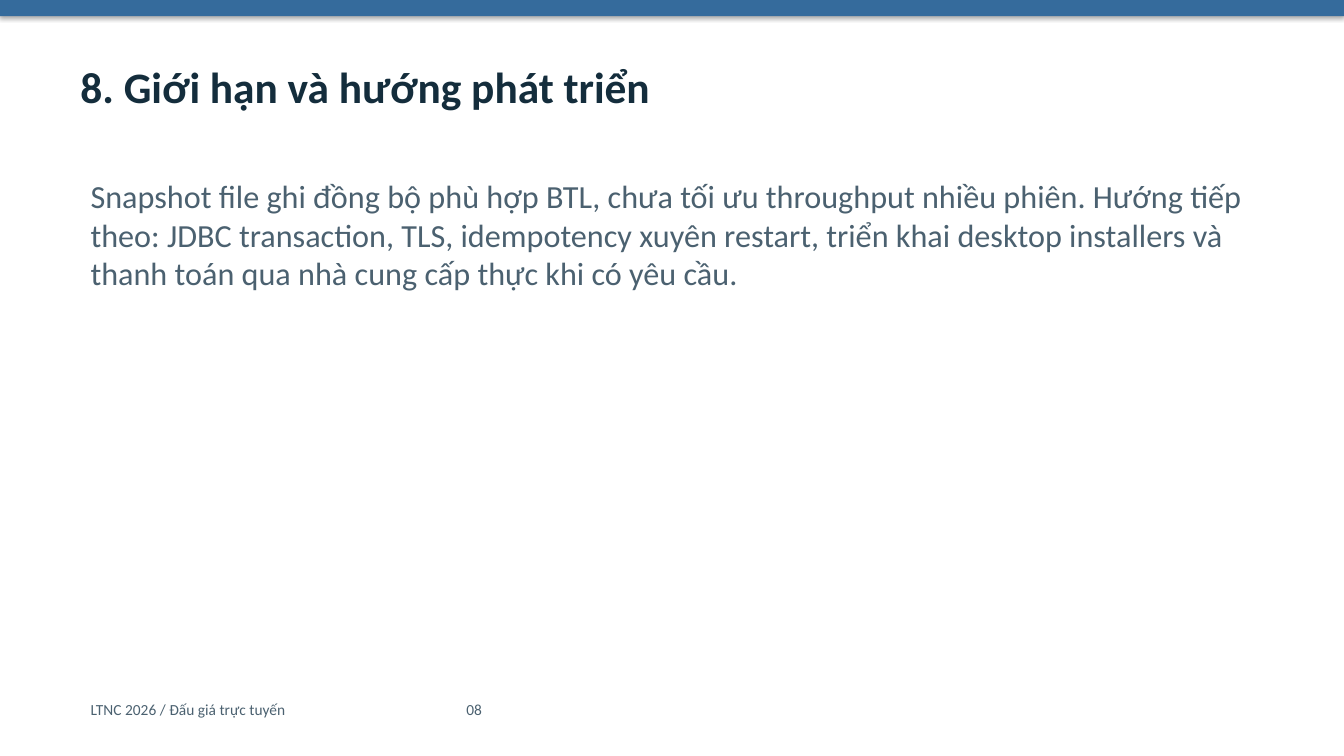
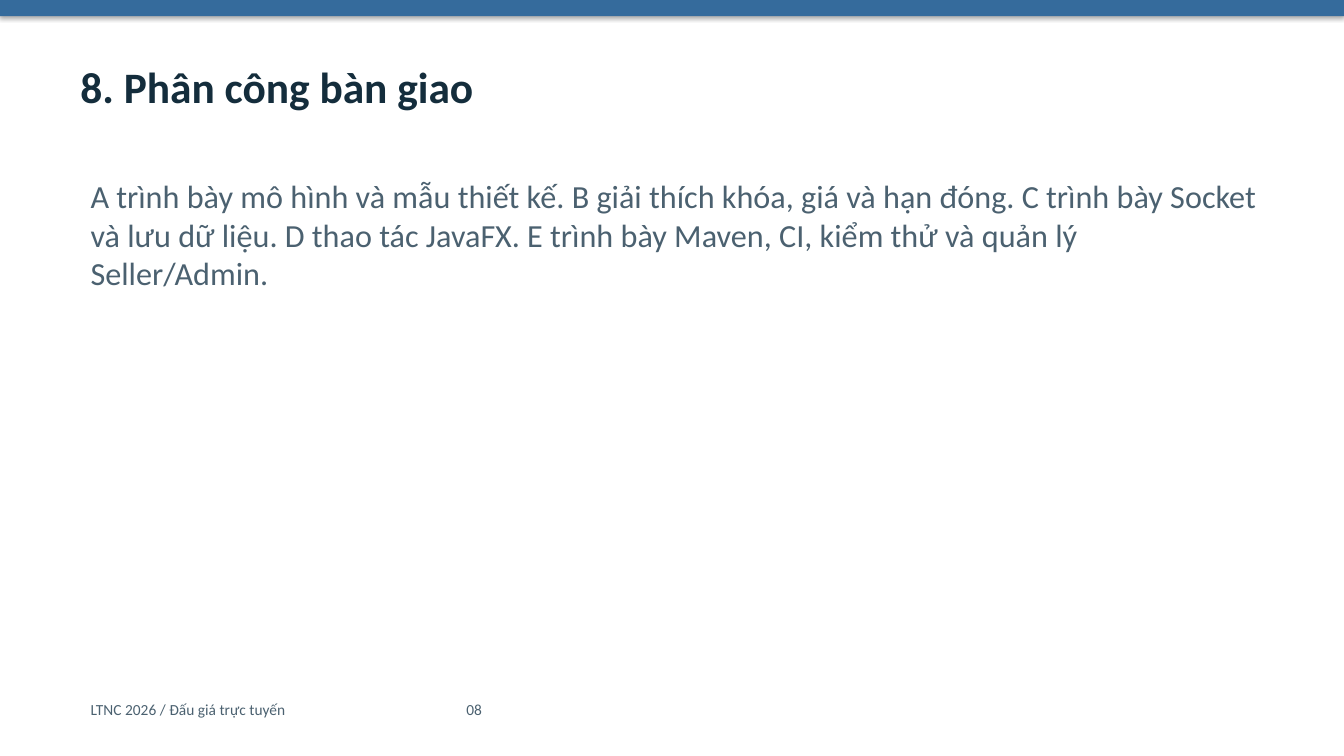
Before and after one commit to lphucxyz-alt/auction-system, a slide deck: slide 8 of docs/presentation.pptx. Drawn at 1344x756 pixels with LibreOffice and Linux fonts; fonts in the diff are those of the drawing. Boxes give left, top, right and bottom in pixels: in the first picture for what was removed or moved away, otherwise in the second. Text is boxed around its words. In the diff, an @@ line names an element or a change of style, - is before the commit and + after.

```diff
--- a/docs/presentation.pptx
+++ b/docs/presentation.pptx
@@ text at [80, 72, 473, 111]: text changed @@
-8. Giới hạn và hướng phát triển
+8. Phân công bàn giao
@@ text at [91, 182, 1256, 287]: text changed @@
-Snapshot file ghi đồng bộ phù hợp BTL, chưa tối ưu throughput nhiều phiên. Hướng tiếp theo: JDBC transaction, TLS, idempotency xuyên restart, triển khai desktop installers và thanh toán qua nhà cung cấp thực khi có yêu cầu.
+A trình bày mô hình và mẫu thiết kế. B giải thích khóa, giá và hạn đóng. C trình bày Socket và lưu dữ liệu. D thao tác JavaFX. E trình bày Maven, CI, kiểm thử và quản lý Seller/Admin.
```
Also in this commit, not shown: 2 other slides changed, 56 other files.
